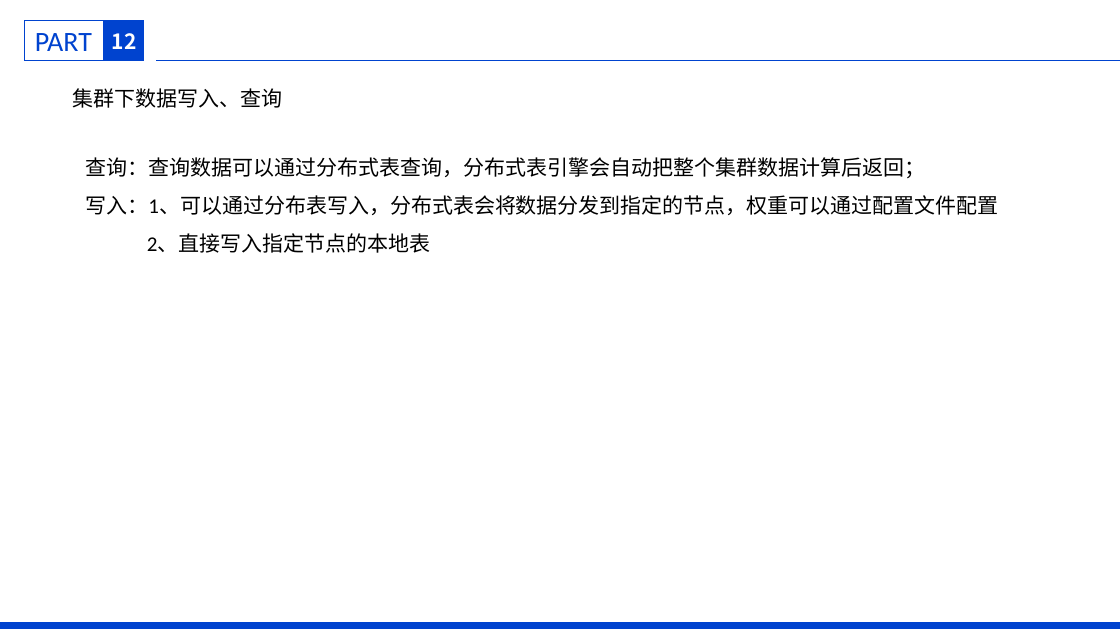
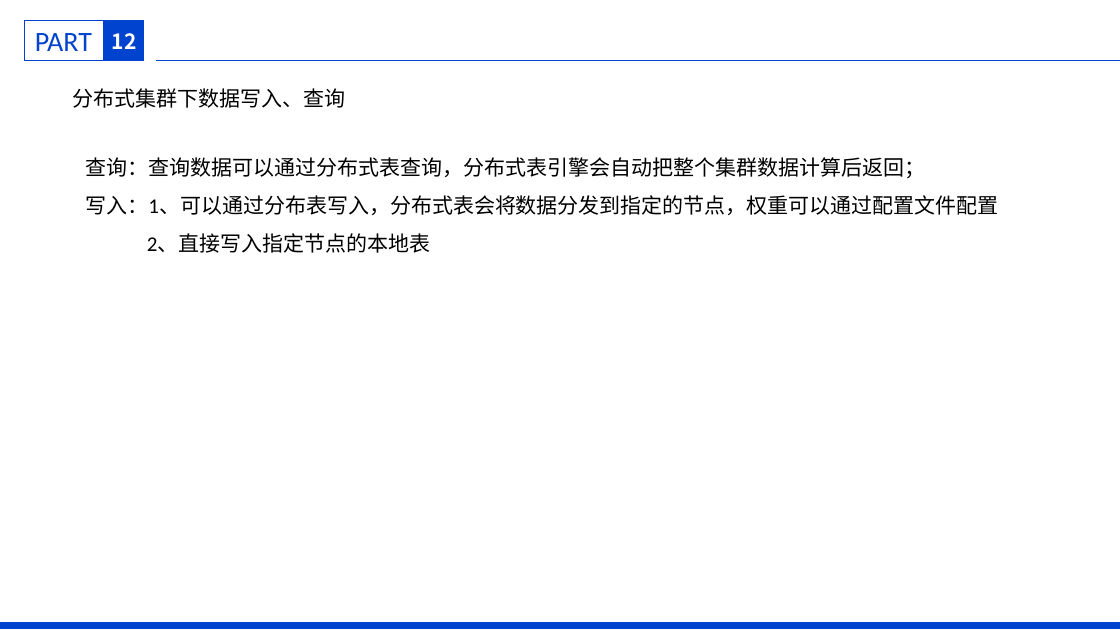
Before and after one commit to ahua8522/clickhouse-demo, a slide deck: slide 16 of src/main/resources/Clickhouse分享.pptx. Drawn at 1120x630 pixels with LibreOffice and Linux fonts; fonts in the diff are those of the drawing; background and template pictures are left out. Boxes give left, top, right and bottom in pixels: in the first picture for what was removed or moved away, otherwise in the second. Text is boxed around its words. In the diff, an @@ line names an element or a change of style, - is before the commit and + after.

```diff
--- a/src/main/resources/Clickhouse分享.pptx
+++ b/src/main/resources/Clickhouse分享.pptx
@@ text at bbox=[72, 88, 345, 108]: text changed @@
-集群下数据写入、查询
+分布式集群下数据写入、查询
```
Also in this commit, not shown: 5 other slides changed, 2 slides added, 8 other files.
